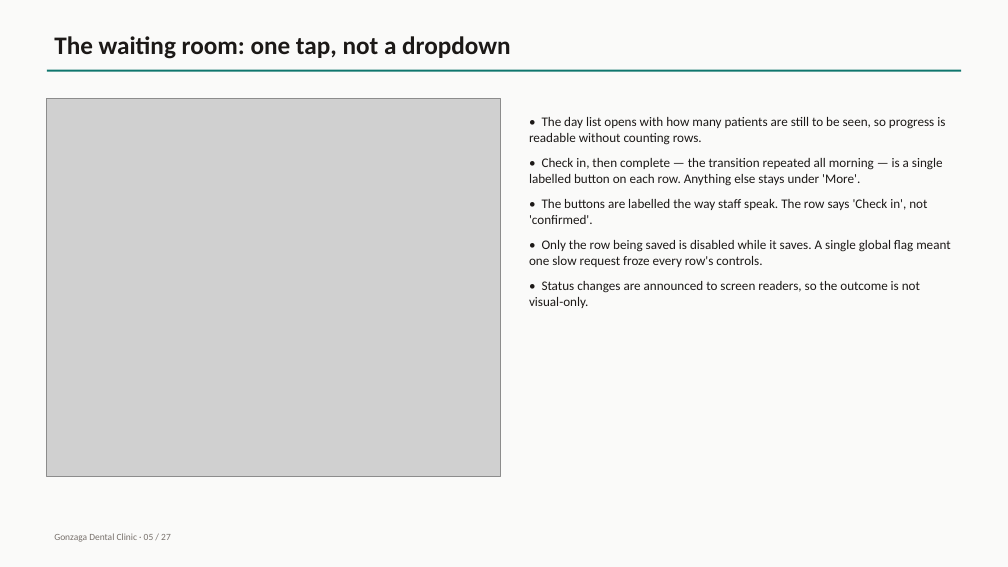
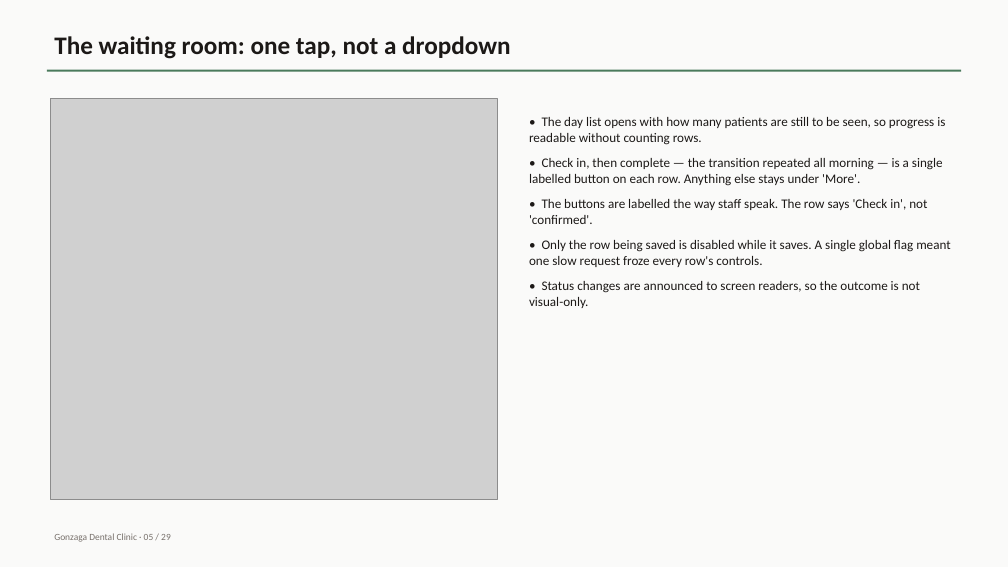
Before and after one commit to fritzmichael1-2/gonzaga-dental-clinic-system, a slide deck: slide 5 of docs/GDCMAS-Project-Walkthrough.pptx. Drawn at 1008x567 pixels with LibreOffice and Linux fonts; fonts in the diff are those of the drawing; grey boxes stand for pictures. Boxes give left, top, right and bottom in pixels: in the first picture for what was removed or moved away, otherwise in the second. Text is boxed around its words. In the diff, an @@ line names an element or a change of style, - is before the commit and + after.

```diff
--- a/docs/GDCMAS-Project-Walkthrough.pptx
+++ b/docs/GDCMAS-Project-Walkthrough.pptx
@@ rectangle at [47,70,961,72]: fill #0F766E to #4A7A5C @@
@@ picture: place and size @@
-picture at [47,98,501,476]
+picture at [51,98,498,499]
```
Also in this commit, not shown: 26 other slides changed, 2 slides added, 28 other files.
